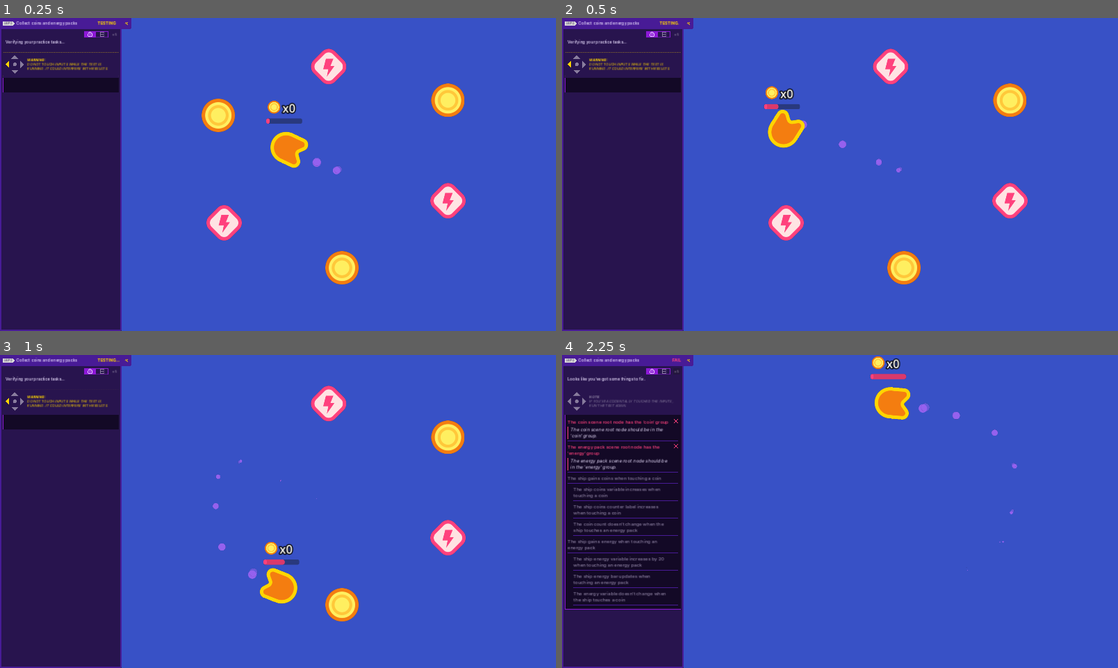
Above: before the commit, frames 1-4 (two rows, left to right).
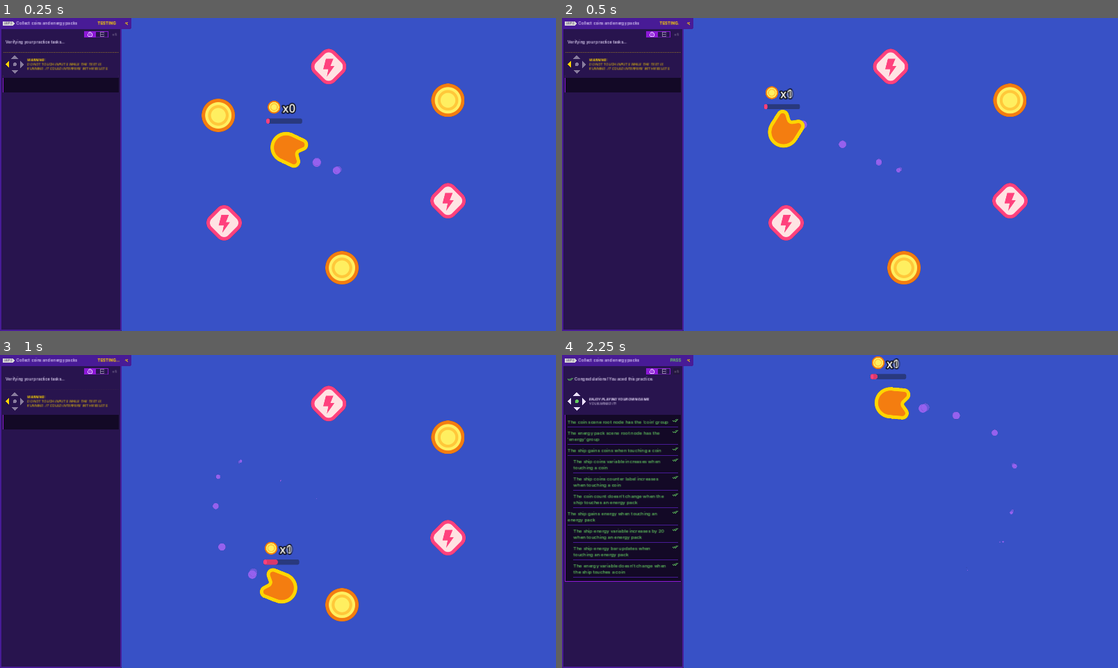
Above: after the commit, the same moments.

Repository: keliang5/2d-GameDev-Course
Game: Godot game, scene res://practices/L6.P2.coins_and_energy_packs/coins_and_energy_packs.tscn
Two runs of this game, one before a commit and one after it. Both use one fixed random seed, a clock stepped at 60 frames per second and the inputs below. This scene is started directly instead of the project's main scene.
Inputs:
- Up to frame 1 (0.25 s): no input
- Up to frame 2 (0.5 s): no input
- Up to frame 3 (1 s): hold D (move_right) from 0.53 s (still down)
- Up to frame 4 (2.25 s): release D (move_right) at 1.28 s; hold S (move_down) 1.28-2.03 s; hold D (move_right) from 2.03 s (still down)

Frame 1 is identical in both runs. In frame 2, less than 0.1% of the frame differs, in the area x 36-42%, y 22-30%; in frame 3, less than 0.1%; in frame 4, 5.9%, in the area x 0-62%, y 1-82%.

Commit message:
L6 and practice complete

Diff:
--- /dev/null
+++ b/05.loot_it_all_workbook/lessons/gem.tscn
@@ -0,0 +1,18 @@
+[gd_scene load_steps=4 format=3 uid="uid://c7b4h4ikw7kia"]
+
+[ext_resource type="Script" path="res://lessons/health_pack.gd" id="1_yk875"]
+[ext_resource type="Texture2D" uid="uid://d0bh8am2qd005" path="res://assets/gem_icon.png" id="2_2h4da"]
+
+[sub_resource type="CircleShape2D" id="CircleShape2D_tug24"]
+radius = 32.1403
+
+[node name="Gem" type="Area2D" groups=["gem"]]
+script = ExtResource("1_yk875")
+
+[node name="Sprite2D" type="Sprite2D" parent="."]
+texture = ExtResource("2_2h4da")
+
+[node name="CollisionShape2D" type="CollisionShape2D" parent="."]
+shape = SubResource("CircleShape2D_tug24")
+
+[connection signal="area_entered" from="." to="." method="_on_area_entered"]
--- a/05.loot_it_all_workbook/lessons/health_pack.tscn
+++ b/05.loot_it_all_workbook/lessons/health_pack.tscn
@@ -6,7 +6,7 @@
 [sub_resource type="CircleShape2D" id="CircleShape2D_tug24"]
 radius = 26.0
 
-[node name="HealthPack" type="Area2D"]
+[node name="HealthPack" type="Area2D" groups=["healing_item"]]
 script = ExtResource("1_s0cju")
 
 [node name="Sprite2D" type="Sprite2D" parent="."]
--- a/05.loot_it_all_workbook/lessons/ship.gd
+++ b/05.loot_it_all_workbook/lessons/ship.gd
@@ -5,6 +5,7 @@
 var velocity := Vector2(0, 0)
 var steering_factor := 3.0
 var health := 10
+var gem_count:= 0
 
 func _ready() -> void:
 	area_entered.connect(_on_area_entered)
@@ -32,4 +33,11 @@
 		get_node("Sprite2D").rotation = velocity.angle()
 
 func _on_area_entered(area_that_entered: Area2D) -> void:
-	set_health(health + 10)
+	if area_that_entered.is_in_group("gem"):
+		set_gem_count(gem_count + 1)
+	elif area_that_entered.is_in_group("healing_item"):
+		set_health(health + 10)
+
+func set_gem_count(new_gem_count: int) -> void:
+	gem_count = new_gem_count
+	get_node("UI/GemCount").text = "x" + str(gem_count)
--- a/05.loot_it_all_workbook/lessons/ship.tscn
+++ b/05.loot_it_all_workbook/lessons/ship.tscn
@@ -1,7 +1,8 @@
-[gd_scene load_steps=7 format=3 uid="uid://dmv50krf4bo5r"]
+[gd_scene load_steps=9 format=3 uid="uid://dmv50krf4bo5r"]
 
 [ext_resource type="Texture2D" uid="uid://bniyrxn3r2v8h" path="res://assets/ship.png" id="3_pdppw"]
 [ext_resource type="Script" path="res://lessons/ship.gd" id="4_p1sls"]
+[ext_resource type="Texture2D" uid="uid://d0bh8am2qd005" path="res://assets/gem_icon.png" id="5_hnb3j"]
 [ext_resource type="PackedScene" uid="uid://dgf54k70yiiff" path="res://assets/ship_visual_effects/main_thruster/main_thruster.tscn" id="5_q7c3l"]
 [ext_resource type="PackedScene" uid="uid://bklom8bhpxg4h" path="res://assets/ship_visual_effects/side_thruster/side_thruster.tscn" id="6_1updt"]
 
@@ -14,6 +15,11 @@
 corner_radius_top_right = 4
 corner_radius_bottom_right = 4
 corner_radius_bottom_left = 4
+
+[sub_resource type="LabelSettings" id="LabelSettings_ov6h3"]
+font_size = 20
+outline_size = 8
+outline_color = Color(0, 0, 0, 1)
 
 [node name="Ship" type="Area2D"]
 script = ExtResource("4_p1sls")
@@ -52,3 +58,20 @@
 theme_override_styles/fill = SubResource("StyleBoxFlat_kmqb7")
 value = 40.0
 show_percentage = false
+
+[node name="Sprite2D" type="Sprite2D" parent="UI"]
+position = Vector2(-17, -85)
+scale = Vector2(0.75, 0.75)
+texture = ExtResource("5_hnb3j")
+
+[node name="GemCount" type="Label" parent="UI"]
+layout_mode = 1
+anchors_preset = -1
+anchor_top = -0.149
+offset_left = 7.0
+offset_top = -88.04
+offset_right = 47.0
+offset_bottom = -66.0
+text = "x0
+"
+label_settings = SubResource("LabelSettings_ov6h3")
--- a/05.loot_it_all_workbook/lessons/space_level.tscn
+++ b/05.loot_it_all_workbook/lessons/space_level.tscn
@@ -1,8 +1,9 @@
-[gd_scene load_steps=4 format=3 uid="uid://btkjymc78ap8d"]
+[gd_scene load_steps=5 format=3 uid="uid://btkjymc78ap8d"]
 
 [ext_resource type="PackedScene" uid="uid://dmv50krf4bo5r" path="res://lessons/ship.tscn" id="2_2j1u5"]
 [ext_resource type="PackedScene" uid="uid://bxfevggvxo634" path="res://assets/background/space_background.tscn" id="3_e6xy1"]
 [ext_resource type="PackedScene" uid="uid://dpdcpbr4org84" path="res://lessons/health_pack.tscn" id="3_vn385"]
+[ext_resource type="PackedScene" uid="uid://c7b4h4ikw7kia" path="res://lessons/gem.tscn" id="4_k6qmi"]
 
 [node name="Level" type="Node2D"]
 
@@ -19,3 +20,12 @@
 
 [node name="HealthPack3" parent="." instance=ExtResource("3_vn385")]
 position = Vector2(1391, 796)
+
+[node name="Gem" parent="." instance=ExtResource("4_k6qmi")]
+position = Vector2(565, 619)
+
+[node name="Gem2" parent="." instance=ExtResource("4_k6qmi")]
+position = Vector2(948, 744)
+
+[node name="Gem3" parent="." instance=ExtResource("4_k6qmi")]
+position = Vector2(1011, 370)
--- a/05.loot_it_all_workbook/practices/L6.P1.create_coins/coin.tscn
+++ b/05.loot_it_all_workbook/practices/L6.P1.create_coins/coin.tscn
@@ -1,3 +1,16 @@
-[gd_scene format=3]
+[gd_scene load_steps=4 format=3 uid="uid://br2l4fh580pnl"]
+
+[ext_resource type="Script" path="res://practices/L6.P1.create_coins/coin.gd" id="1_k8305"]
+[ext_resource type="Texture2D" uid="uid://b5n8ybmtouhk0" path="res://assets/practice_assets/coin.png" id="2_18slj"]
+
+[sub_resource type="CircleShape2D" id="CircleShape2D_j0lgj"]
+radius = 61.0737
 
 [node name="Coin" type="Area2D"]
+script = ExtResource("1_k8305")
+
+[node name="Sprite2D" type="Sprite2D" parent="."]
+texture = ExtResource("2_18slj")
+
+[node name="CollisionShape2D" type="CollisionShape2D" parent="."]
+shape = SubResource("CircleShape2D_j0lgj")
--- a/05.loot_it_all_workbook/practices/L6.P1.create_coins/create_coins.tscn
+++ b/05.loot_it_all_workbook/practices/L6.P1.create_coins/create_coins.tscn
@@ -1,13 +1,12 @@
-[gd_scene load_steps=3 format=3]
+[gd_scene load_steps=3 format=3 uid="uid://kmtdmc4hjkxw"]
 
 [ext_resource type="PackedScene" path="res://practices/L6.P1.create_coins/ship_create_coins.tscn" id="1_x2knq"]
-[ext_resource type="Script" path="res://practices/L6.P1.create_coins/ship_create_coins.gd" id="2_ytyj5"]
+[ext_resource type="PackedScene" uid="uid://br2l4fh580pnl" path="res://practices/L6.P1.create_coins/coin.tscn" id="2_iiglu"]
 
 [node name="CreateCoins" type="Node2D"]
 
-[node name="Ship" type="Area2D" parent="." instance=ExtResource("1_x2knq")]
+[node name="Ship" parent="." instance=ExtResource("1_x2knq")]
 position = Vector2(973, 541)
-script = ExtResource("2_ytyj5")
 
 [node name="ExtraVisuals" type="Node" parent="."]
 
@@ -25,3 +24,15 @@
 grow_horizontal = 2
 grow_vertical = 2
 color = Color(0.219608, 0.317647, 0.776471, 1)
+
+[node name="Coin" parent="." instance=ExtResource("2_iiglu")]
+position = Vector2(1345, 534)
+
+[node name="Coin2" parent="." instance=ExtResource("2_iiglu")]
+position = Vector2(986, 204)
+
+[node name="Coin3" parent="." instance=ExtResource("2_iiglu")]
+position = Vector2(455, 530)
+
+[node name="Coin4" parent="." instance=ExtResource("2_iiglu")]
+position = Vector2(948, 827)
--- a/05.loot_it_all_workbook/practices/L6.P2.coins_and_energy_packs/coin.tscn
+++ b/05.loot_it_all_workbook/practices/L6.P2.coins_and_energy_packs/coin.tscn
@@ -1,12 +1,12 @@
-[gd_scene load_steps=4 format=3]
+[gd_scene load_steps=4 format=3 uid="uid://c1v4xsnaj8n03"]
 
 [ext_resource type="Script" path="res://practices/L6.P2.coins_and_energy_packs/collectible.gd" id="1_sd3rg"]
-[ext_resource type="Texture2D" path="res://assets/practice_assets/coin.png" id="2_1qvoi"]
+[ext_resource type="Texture2D" uid="uid://b5n8ybmtouhk0" path="res://assets/practice_assets/coin.png" id="2_1qvoi"]
 
 [sub_resource type="CircleShape2D" id="CircleShape2D_8or2y"]
 radius = 57.1402
 
-[node name="Coin" type="Area2D"]
+[node name="Coin" type="Area2D" groups=["coin"]]
 script = ExtResource("1_sd3rg")
 
 [node name="Sprite2D" type="Sprite2D" parent="."]
@@ -14,3 +14,5 @@
 
 [node name="CollisionShape2D" type="CollisionShape2D" parent="."]
 shape = SubResource("CircleShape2D_8or2y")
+
+[connection signal="area_entered" from="." to="." method="_on_area_entered"]
--- a/05.loot_it_all_workbook/practices/L6.P2.coins_and_energy_packs/coins_and_energy_packs.tscn
+++ b/05.loot_it_all_workbook/practices/L6.P2.coins_and_energy_packs/coins_and_energy_packs.tscn
@@ -1,40 +1,31 @@
-[gd_scene load_steps=6 format=3]
+[gd_scene load_steps=4 format=3 uid="uid://bnanrlkq1geg3"]
 
-[ext_resource type="PackedScene" path="res://practices/L6.P2.coins_and_energy_packs/ship_coins_and_energy_packs.tscn" id="1_l7py2"]
-[ext_resource type="Script" path="res://practices/L6.P2.coins_and_energy_packs/ship_coins_and_energy_packs.gd" id="2_mt54v"]
-[ext_resource type="PackedScene" path="res://practices/L6.P2.coins_and_energy_packs/coin.tscn" id="3_v6eww"]
-[ext_resource type="Script" path="res://practices/L6.P2.coins_and_energy_packs/collectible.gd" id="4_ynkwx"]
-[ext_resource type="PackedScene" path="res://practices/L6.P2.coins_and_energy_packs/energy_pack.tscn" id="5_4aryi"]
+[ext_resource type="PackedScene" uid="uid://c6ipcpwyb84r8" path="res://practices/L6.P2.coins_and_energy_packs/ship_coins_and_energy_packs.tscn" id="1_l7py2"]
+[ext_resource type="PackedScene" uid="uid://c1v4xsnaj8n03" path="res://practices/L6.P2.coins_and_energy_packs/coin.tscn" id="3_v6eww"]
+[ext_resource type="PackedScene" uid="uid://8ud0nkng0qm7" path="res://practices/L6.P2.coins_and_energy_packs/energy_pack.tscn" id="5_4aryi"]
 
 [node name="CoinsAndEnergyPacks" type="Node2D"]
 
-[node name="Ship" type="Area2D" parent="." instance=ExtResource("1_l7py2")]
+[node name="Ship" parent="." instance=ExtResource("1_l7py2")]
 position = Vector2(962, 534)
-script = ExtResource("2_mt54v")
 
-[node name="Coin" type="Area2D" parent="." instance=ExtResource("3_v6eww")]
+[node name="Coin" parent="." instance=ExtResource("3_v6eww")]
 position = Vector2(544, 336)
-script = ExtResource("4_ynkwx")
 
-[node name="EnergyPack" type="Area2D" parent="." instance=ExtResource("5_4aryi")]
+[node name="EnergyPack" parent="." instance=ExtResource("5_4aryi")]
 position = Vector2(564, 707)
-script = ExtResource("4_ynkwx")
 
-[node name="Coin2" type="Area2D" parent="." instance=ExtResource("3_v6eww")]
+[node name="Coin2" parent="." instance=ExtResource("3_v6eww")]
 position = Vector2(971, 862)
-script = ExtResource("4_ynkwx")
 
-[node name="EnergyPack2" type="Area2D" parent="." instance=ExtResource("5_4aryi")]
+[node name="EnergyPack2" parent="." instance=ExtResource("5_4aryi")]
 position = Vector2(1337, 631)
-script = ExtResource("4_ynkwx")
 
-[node name="Coin3" type="Area2D" parent="." instance=ExtResource("3_v6eww")]
+[node name="Coin3" parent="." instance=ExtResource("3_v6eww")]
 position = Vector2(1337, 284)
-script = ExtResource("4_ynkwx")
 
-[node name="EnergyPack3" type="Area2D" parent="." instance=ExtResource("5_4aryi")]
+[node name="EnergyPack3" parent="." instance=ExtResource("5_4aryi")]
 position = Vector2(925, 168)
-script = ExtResource("4_ynkwx")
 
 [node name="ExtraVisuals" type="Node" parent="."]
 
--- a/05.loot_it_all_workbook/practices/L6.P2.coins_and_energy_packs/energy_pack.tscn
+++ b/05.loot_it_all_workbook/practices/L6.P2.coins_and_energy_packs/energy_pack.tscn
@@ -1,12 +1,12 @@
-[gd_scene load_steps=4 format=3]
+[gd_scene load_steps=4 format=3 uid="uid://8ud0nkng0qm7"]
 
 [ext_resource type="Script" path="res://practices/L6.P2.coins_and_energy_packs/collectible.gd" id="1_xx3ac"]
-[ext_resource type="Texture2D" path="res://assets/practice_assets/energy_pack.png" id="2_rcrnv"]
+[ext_resource type="Texture2D" uid="uid://bdkl4qmqe0suw" path="res://assets/practice_assets/energy_pack.png" id="2_rcrnv"]
 
 [sub_resource type="CircleShape2D" id="CircleShape2D_gmkso"]
 radius = 57.1402
 
-[node name="EnergyPack" type="Area2D"]
+[node name="EnergyPack" type="Area2D" groups=["energy"]]
 script = ExtResource("1_xx3ac")
 
 [node name="Sprite2D" type="Sprite2D" parent="."]
@@ -14,3 +14,5 @@
 
 [node name="CollisionShape2D" type="CollisionShape2D" parent="."]
 shape = SubResource("CircleShape2D_gmkso")
+
+[connection signal="area_entered" from="." to="." method="_on_area_entered"]
--- a/05.loot_it_all_workbook/practices/L6.P2.coins_and_energy_packs/ship_coins_and_energy_packs.gd
+++ b/05.loot_it_all_workbook/practices/L6.P2.coins_and_energy_packs/ship_coins_and_energy_packs.gd
@@ -36,5 +36,15 @@
 
 
 func _on_area_entered(area_that_entered: Area2D) -> void:
-	energy += 20.0
+	if area_that_entered.is_in_group("energy"):
+		set_energy(energy + 20)
+	elif area_that_entered.is_in_group("coin"):
+		set_coins(coins + 1)
+
+func set_coins(new_coins: int) -> void:
+	coins = new_coins
+	get_node("UI/CoinsCount").text = "x" + str(coins)
+
+func set_energy(new_energy: int) -> void:
+	energy = new_energy
 	get_node("UI/EnergyBar").value = energy
--- a/05.loot_it_all_workbook/practices/L6.P2.coins_and_energy_packs/ship_coins_and_energy_packs.tscn
+++ b/05.loot_it_all_workbook/practices/L6.P2.coins_and_energy_packs/ship_coins_and_energy_packs.tscn
@@ -1,9 +1,9 @@
-[gd_scene load_steps=11 format=3]
+[gd_scene load_steps=11 format=3 uid="uid://c6ipcpwyb84r8"]
 
 [ext_resource type="Script" path="res://practices/L6.P2.coins_and_energy_packs/ship_coins_and_energy_packs.gd" id="1_3kvyo"]
-[ext_resource type="Texture2D" path="res://assets/practice_assets/ellipse_white.png" id="2_5hsmx"]
-[ext_resource type="Texture2D" path="res://assets/practice_assets/shape_ship.png" id="3_pl28o"]
-[ext_resource type="Texture2D" path="res://assets/practice_assets/coin.png" id="4_o67x6"]
+[ext_resource type="Texture2D" uid="uid://bkueifls7csiy" path="res://assets/practice_assets/ellipse_white.png" id="2_5hsmx"]
+[ext_resource type="Texture2D" uid="uid://d1xp2mgpkkc42" path="res://assets/practice_assets/shape_ship.png" id="3_pl28o"]
+[ext_resource type="Texture2D" uid="uid://b5n8ybmtouhk0" path="res://assets/practice_assets/coin.png" id="4_o67x6"]
 
 [sub_resource type="Curve" id="Curve_f7g5y"]
 _data = [Vector2(0, 0.663194), 0.0, 0.0, 0, 0, Vector2(1, 0), -0.0319997, 0.0, 0, 0]
